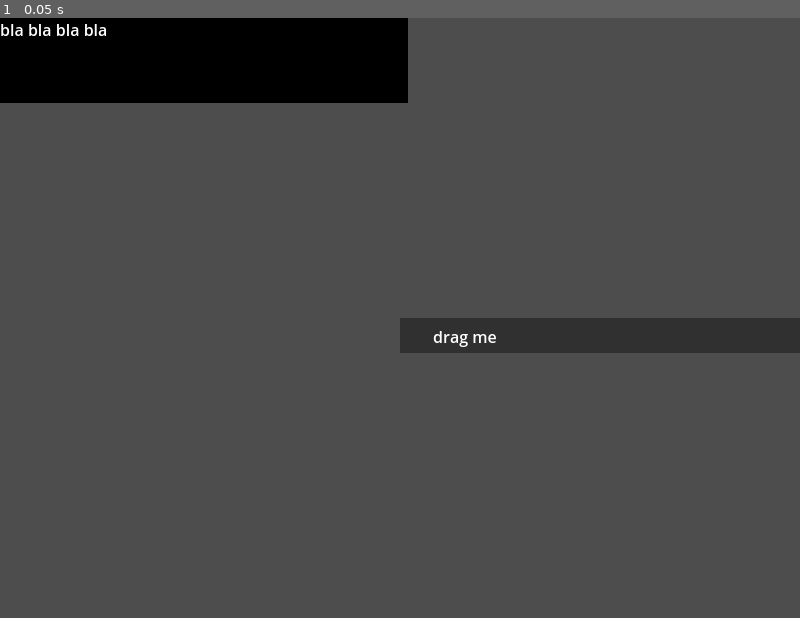
Above: before the commit, frame 1.
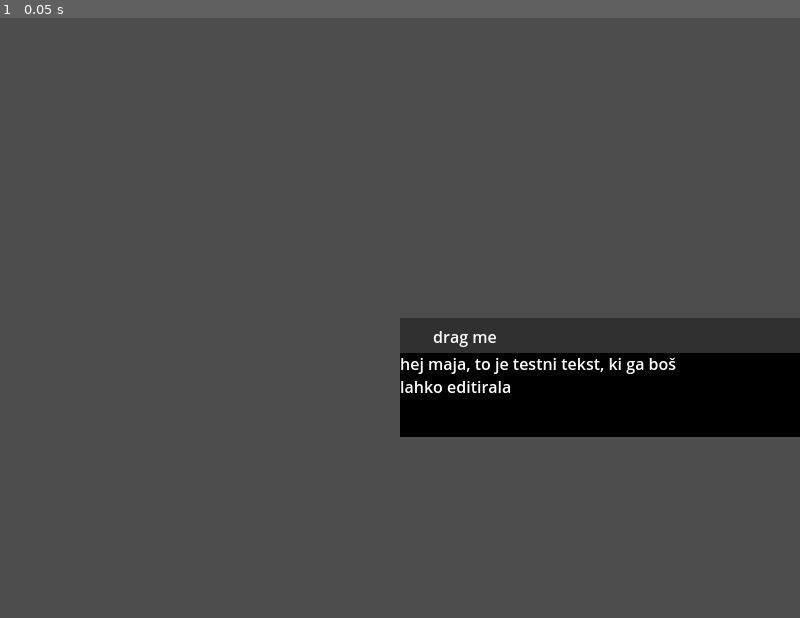
Above: after the commit, the same moment.

Repository: Brin-o/Mold
Game: Godot game, scene res://window_loader_tester.tscn
Same seed, same stepped clock (60 frames per second), same inputs: the game is played once before the commit and once after it. This scene is started directly instead of the project's main scene.
Inputs:
- Up to frame 1 (0.05 s): no input

The runs differ from the first frame. In frame 1, 14% of the frame differs, in the area x 0-100%, y 0-70%.

Commit message:
reload scene on enter for testing

Diff:
--- a/Scripts/text_loader.gd
+++ b/Scripts/text_loader.gd
@@ -9,3 +9,8 @@
 	var file = FileAccess.open(path , FileAccess.READ)
 	var content = file.get_as_text()
 	return content
+
+
+func _input(event):
+	if event.is_action_released("ui_accept"):
+		get_tree().reload_current_scene()
--- a/window_loader_tester.tscn
+++ b/window_loader_tester.tscn
@@ -13,14 +13,24 @@
 grow_horizontal = 2
 grow_vertical = 2
 
-[node name="RichTextLabel" type="RichTextLabel" parent="."]
+[node name="ColorRect" type="ColorRect" parent="."]
 layout_mode = 0
-offset_right = 408.0
-offset_bottom = 85.0
+offset_left = 207.0
+offset_top = 276.0
+offset_right = 620.0
+offset_bottom = 311.0
+color = Color(0.187176, 0.187176, 0.187176, 1)
+script = ExtResource("2_jwhqa")
+
+[node name="RichTextLabel" type="RichTextLabel" parent="ColorRect"]
+layout_mode = 0
+offset_top = 34.0
+offset_right = 412.0
+offset_bottom = 119.0
 text = "test test te st tetest test te st tetest test te st tetest test te st tetest test te st tetest test te st tetes …(430 unchanged characters)…
 script = ExtResource("1_2bme2")
 
-[node name="ColorRect" type="ColorRect" parent="RichTextLabel"]
+[node name="ColorRect" type="ColorRect" parent="ColorRect/RichTextLabel"]
 z_index = -3
 layout_mode = 1
 anchors_preset = 15
@@ -29,15 +39,7 @@
 grow_horizontal = 2
 grow_vertical = 2
 color = Color(0, 0, 0, 1)
-
-[node name="ColorRect" type="ColorRect" parent="."]
-layout_mode = 0
-offset_left = 207.0
-offset_top = 276.0
-offset_right = 670.0
-offset_bottom = 311.0
-color = Color(0.187176, 0.187176, 0.187176, 1)
-script = ExtResource("2_jwhqa")
+metadata/_edit_lock_ = true
 
 [node name="Label" type="Label" parent="ColorRect"]
 layout_mode = 0
Not shown, changed: Texts/test.txt
Not shown: 1 places in window_loader_tester.tscn that only renumber resources
Not shown, changed: .DS_Store
